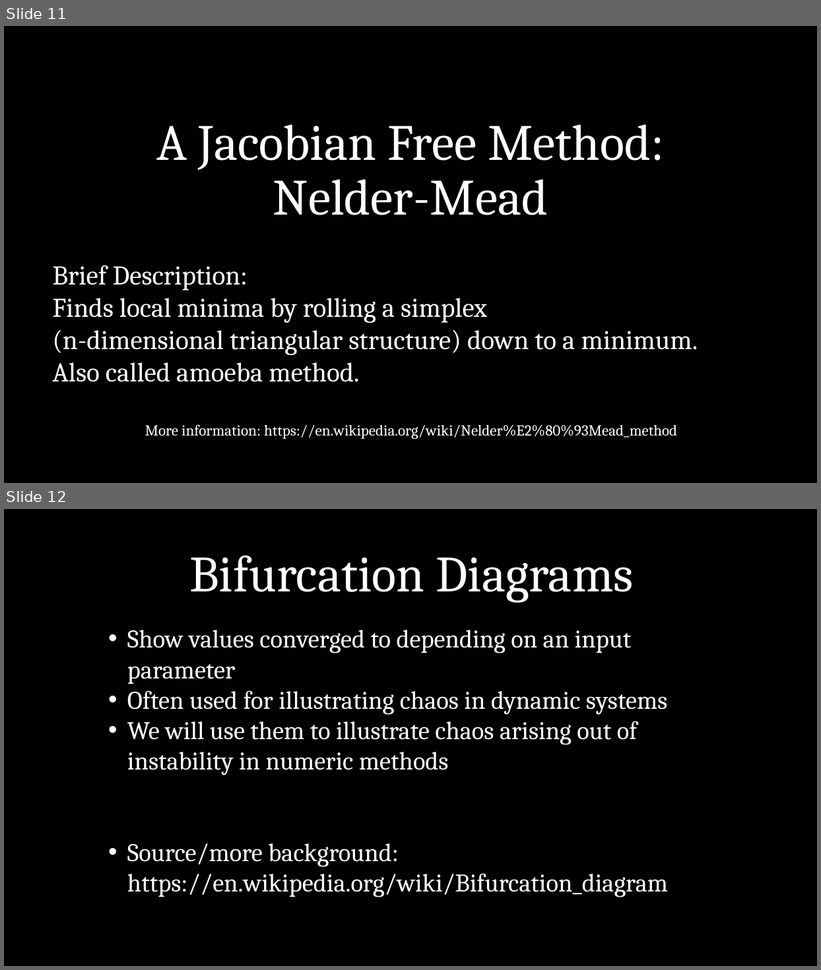
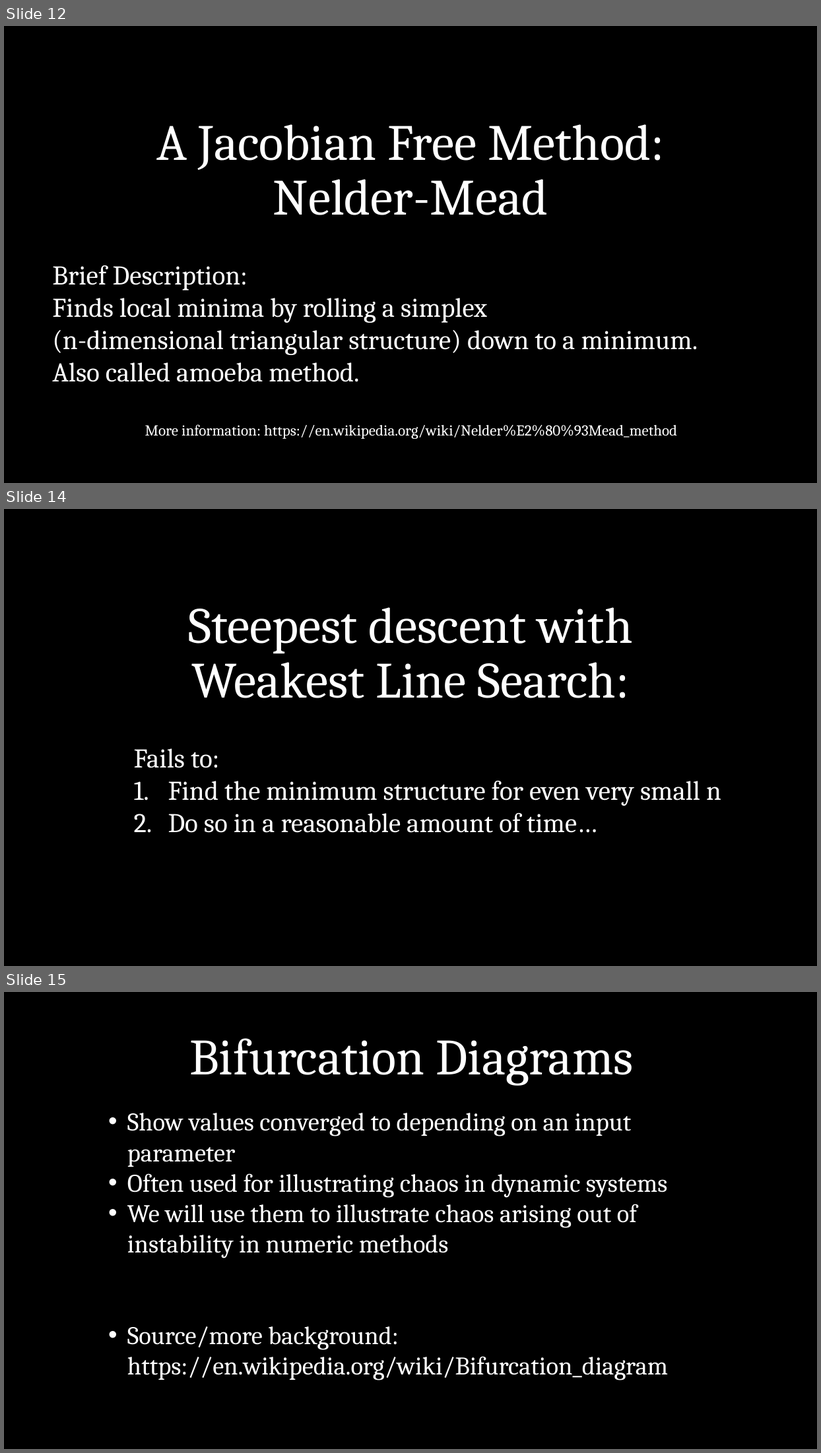
Before and after one commit to stephen-bapple/numerical-analysis, a slide deck: Lennard-Jones Structures.pptx. Shown one above the other, each under a label of ours: slides 11 and 12 before the commit, slides 12, 14 and 15 after it; the slides between them are not shown. The pictures are 821x970 and 821x1453 pixels, drawn with LibreOffice and Linux fonts; fonts in the diff are those of the drawing. Boxes give left, top, right and bottom in pixels: in the first picture for what was removed or moved away, otherwise in the second. Text is boxed around its words. In the diff, an @@ line names an element or a change of style, - is before the commit and + after.

```diff
--- a/Lennard-Jones Structures.pptx
+++ b/Lennard-Jones Structures.pptx
@@ slide 14 added at <box>4,509,817,966</box>, background #000000 @@
@@ title added at <box>188,607,632,698</box>, 60 pt, text #FFFFFF @@
+Steepest descent with Weakest Line Search:
@@ text added at <box>134,749,721,833</box>, 32 pt, text #FFFFFF @@
+Fails to:
+1. Find the minimum structure for even very small n
+2. Do so in a reasonable amount of time…
@@ what was slide 11 is now slide 12 @@
@@ what was slide 12 is now slide 15 @@
```
Also in this commit, not shown: 2 other slides added.
